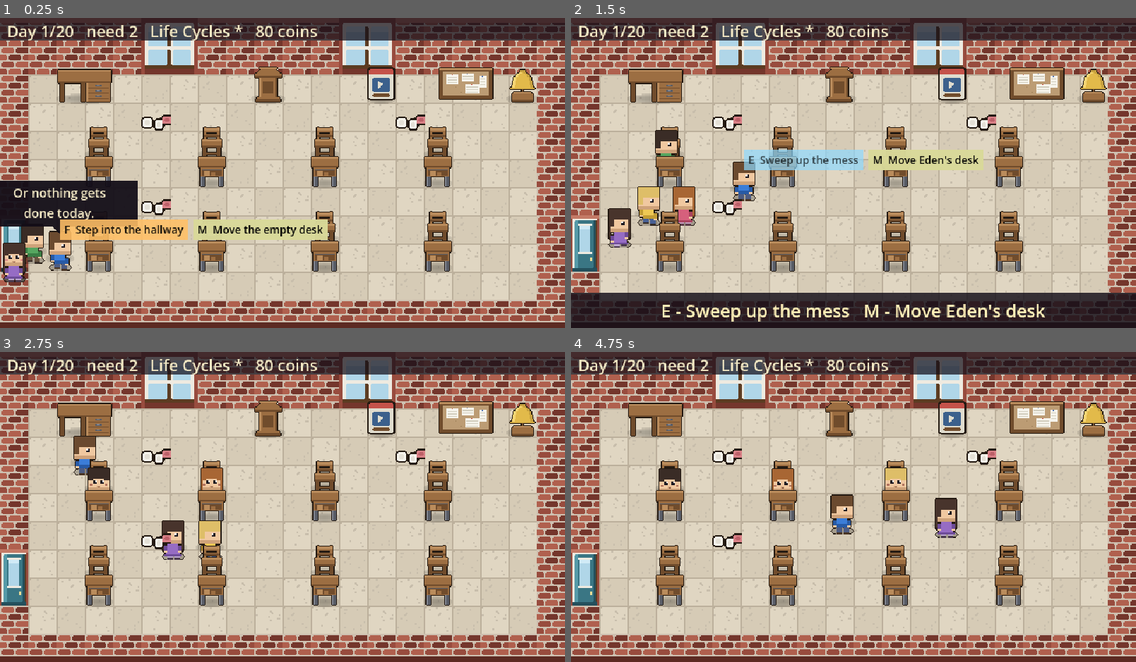
Above: before the commit, frames 1-4 (two rows, left to right).
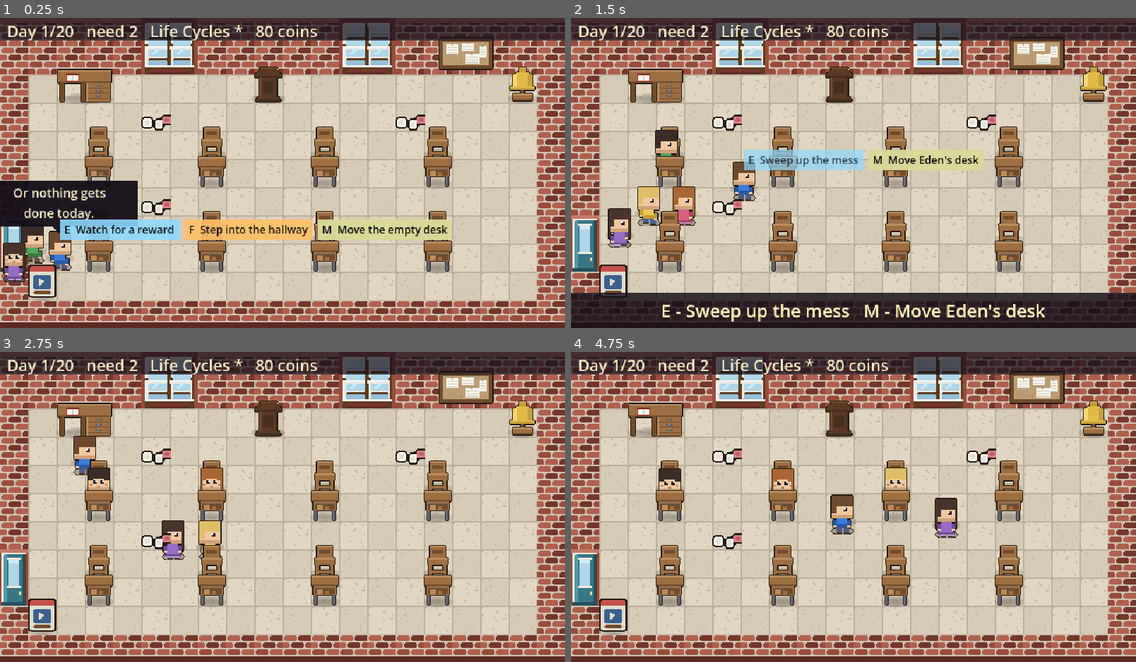
Above: after the commit, the same moments.

Repository: Mbottega16/EduSystem
Game: Godot game, scene res://tests/run.tscn
The game is run twice, just before and just after one commit, with the same random seed, the same clock (stepped at 60 frames per second) and the same inputs. This scene is started directly instead of the project's main scene.
Inputs (mouse positions are in pixels of both pictures, inside the frame that each line leads up to):
- Up to frame 1 (0.25 s): no input
- Up to frame 2 (1.5 s): tap Enter (ui_accept) at 0.5, 0.77, 1.07 s; move the mouse to (977, 157) at 0.52 s; hold D (move_right) 0.53-1.25 s; tap B (build) at 0.6 s; click (977, 157) at 0.67 s; drag from (740, 188) to (893, 188) at 1.27 s
- Up to frame 3 (2.75 s): move the mouse to (339, 438) at 2.02 s; hold D (move_right) from 2.03 s (still down); tap R (autopilot) at 2.1 s; tap B (build) at 2.3 s
- Up to frame 4 (4.75 s): release D (move_right) at 2.75 s; drag from (825, 569) to (672, 522) at 2.77 s; move the mouse to (1023, 553) at 3.52 s; hold A (move_left) 3.53-4.25 s; tap Shift (dash) at 3.6 s; tap Enter (ui_accept) at 3.77, 4.07 s; tap B (build) at 3.8 s; drag from (684, 460) to (893, 522) at 4.27 s

The runs differ from the first frame. In frame 1, 9.5% of the frame differs, in the area x 5-95%, y 1-92%; in frame 2, 5.4%; in frame 3, 5.4%; in frame 4, 5.3%.

Commit message:
Fixture art round 2 + keep the key-prompt row on screen
Art feedback:
- desk: thinner steel legs (3px, was 5px).
- chair: uniform 1px outline -- every internal gap is now 1px or >=3px
  (never 2px, which the outline pass doubled) and no WOOD_D sits flush
  against the silhouette to thicken the line.
- podium: deep-walnut palette so it reads darker than the desks.
- teacher_desk: a red book with pages resting on the top.
- bell: back to the original boxy shape (crown block, near-rectangular
  body, wide flat lip, clapper, low wood block), just scaled up.
- windows: bevelled frame, an extra glazing bar (2x4 panes), a glass
  sky-gradient, a reflection streak and a moulded sill on a corbel.

Layout / HUD:
- noticeboard hangs UP on the brick now. add_prop takes an art_offset
  that shifts only the sprite; the body, collider and both Interactables
  stay on the floor tile you walk up to.
- ad poster moved to the bottom-left corner, away from the podium/board/
  bell cluster. No collider (it is flat on the wall) so it does not stop
  the player on the row the tunnelling test walks.
- the key-prompt badge row shifts back on screen when it would overhang
  an edge -- standing at the bell it used to clip "F Ring the b|".

Suite 1375, check_docs 294, check_balance 37, contract 0.63/0.71/0.97,
room audit unchanged. Pre-existing and NOT touched here: Trace a Day.bat
fails ("bell did not ring") on f63a5d6 too -- the trace script's podium
flow is stale.

Co-Authored-By: Claude Sonnet 5 <noreply@anthropic.com>

Diff:
--- a/scripts/actors/player.gd
+++ b/scripts/actors/player.gd
@@ -152,6 +152,24 @@
 		box.size = label.get_minimum_size() + Vector2(10, 6)
 		box.position = Vector2(x, 0)
 		x += box.size.x + 6.0
+
+	# Keep the row on screen. It grows rightward from above the player's
+	# head, so standing near the right wall it used to run clean off the
+	# edge -- the last badge's key was unreadable. Shift the whole row back
+	# on by however much it overhangs (either side). Badges are 1:1 with
+	# screen pixels here, so the canvas transform is all this needs.
+	if x > 0.0 and _key_prompts_root != null:
+		var vp_w := get_viewport_rect().size.x
+		var screen_x := (get_viewport().get_canvas_transform() * global_position).x
+		var margin := 6.0
+		var shift := 0.0
+		if screen_x + x > vp_w - margin:
+			shift = (vp_w - margin) - (screen_x + x)
+		if screen_x + shift < margin:
+			shift = margin - screen_x
+		_key_prompts_root.position.x = shift
+	elif _key_prompts_root != null:
+		_key_prompts_root.position.x = 0.0
 
 
 func _spawn_key_badge(action: String) -> Dictionary:
--- a/scripts/world/layout.gd
+++ b/scripts/world/layout.gd
@@ -104,9 +104,11 @@
 ## The furniture catalogue.
 const BOARD: Vector2i = Vector2i(16, 2)
 
-## The optional reward-video poster. Along the same top wall as the
-## podium/board/bell, spaced clear of both.
-const AD_POSTER: Vector2i = Vector2i(13, 2)
+## The optional reward-video poster. Down in the bottom-left corner, away
+## from the podium / board / bell cluster on the back wall so its prompt
+## never crowds theirs. Flat on the wall -- build_ad_poster does not block
+## its tile, and test_ad_poster asserts that stays true.
+const AD_POSTER: Vector2i = Vector2i(1, 9)
 
 ## The gap in the left wall students come in through, and the tile they
 ## spawn on. Must match DOOR_TILES in tools/make_art.py, which cuts the
--- a/scripts/world/room_builder.gd
+++ b/scripts/world/room_builder.gd
@@ -49,10 +49,13 @@
 
 ## A prop standing on the floor. `sort_bias` breaks exact y ties, which Godot
 ## otherwise resolves by tree order — silently order-dependent and miserable
-## to debug.
+## to debug. `art_offset` shifts ONLY the visible sprite (and its shadow),
+## leaving the body, its collider and any Interactable child on the anchor
+## tile — used to hang the noticeboard up on the brick while you still walk
+## up to it on the floor.
 static func add_prop(parent: Node2D, tex: Texture2D, at: Vector2,
 		block: Vector2, sort_bias: float = 0.0,
-		with_shadow: bool = true) -> StaticBody2D:
+		with_shadow: bool = true, art_offset: Vector2 = Vector2.ZERO) -> StaticBody2D:
 	var body := StaticBody2D.new()
 	body.position = at + Vector2(0, sort_bias)
 	body.collision_layer = 1     # world
@@ -65,13 +68,13 @@
 	if with_shadow:
 		var shade := Sprite2D.new()
 		shade.texture = SHADOW_TEX
-		shade.position = Vector2(0, -4)   # doubled, was -2
+		shade.position = Vector2(0, -4) + art_offset   # doubled, was -2
 		shade.scale = Vector2(maxf(1.0, tex.get_width() / 32.0), 1.0)   # was /16.0
 		body.add_child(shade)
 
 	var spr := Sprite2D.new()
 	spr.texture = tex
-	spr.position = Vector2(0, -tex.get_height() / 2.0)   # bottom edge on the anchor
+	spr.position = Vector2(0, -tex.get_height() / 2.0) + art_offset   # bottom edge on the anchor
 	body.add_child(spr)
 
 	if block != Vector2.ZERO:
@@ -314,11 +317,12 @@
 
 
 static func build_noticeboard(parent: Node2D, grid: Grid) -> Interactable:
-	# The board art is two tiles wide but hangs on the back wall, so it takes
-	# no floor contact shadow -- add_prop would scale one to the full 64px
-	# width and it would read as a puddle in front of the wall. Same call as
-	# the flat wall poster below.
-	var body := add_prop(parent, PROP_BOARD, Grid.tile_to_world(Layout.BOARD), Vector2(24, 16), 0.0, false)
+	# The board art is two tiles wide and hangs UP on the brick: art_offset
+	# lifts the sprite ~a tile clear of the floor while the body, collider
+	# and both Interactables stay on the tile you walk up to. No floor
+	# contact shadow either -- it is on the wall, not standing on the floor.
+	var body := add_prop(parent, PROP_BOARD, Grid.tile_to_world(Layout.BOARD),
+		Vector2(24, 16), 0.0, false, Vector2(0, -34))
 	var it := Interactable.new()
 	it.set_script(BOARD_SCRIPT)
 	body.add_child(it)
@@ -344,7 +348,12 @@
 
 
 static func build_ad_poster(parent: Node2D, grid: Grid) -> Interactable:
-	var body := add_prop(parent, PROP_AD_POSTER, Grid.tile_to_world(Layout.AD_POSTER), Vector2(24, 16))
+	# No collider (Vector2.ZERO), not just an unblocked grid cell: it is flat
+	# on the wall, so you walk straight past it and reach it by proximity.
+	# It sits in the bottom-left corner now (Layout.AD_POSTER), which is the
+	# exact tile the "left wall stops the player" test walks through -- a
+	# 24x16 collider there stopped the player a tile short of the wall.
+	var body := add_prop(parent, PROP_AD_POSTER, Grid.tile_to_world(Layout.AD_POSTER), Vector2.ZERO)
 	var it := Interactable.new()
 	it.set_script(AD_POSTER_SCRIPT)
 	body.add_child(it)
Binary file changed: art/bell.png
Binary file changed: art/chair.png
Binary file changed: art/desk.png
Binary file changed: art/podium.png
Binary file changed: art/table.png
Binary file changed: art/teacher_desk.png
Binary file changed: art/tile_window_l0.png
Binary file changed: art/tile_window_l1.png
Binary file changed: art/tile_window_r0.png
Binary file changed: art/tile_window_r1.png
Not shown, changed: tools/sprites/bell.txt
Not shown, changed: tools/sprites/chair.txt
(and 6 more such lines)
